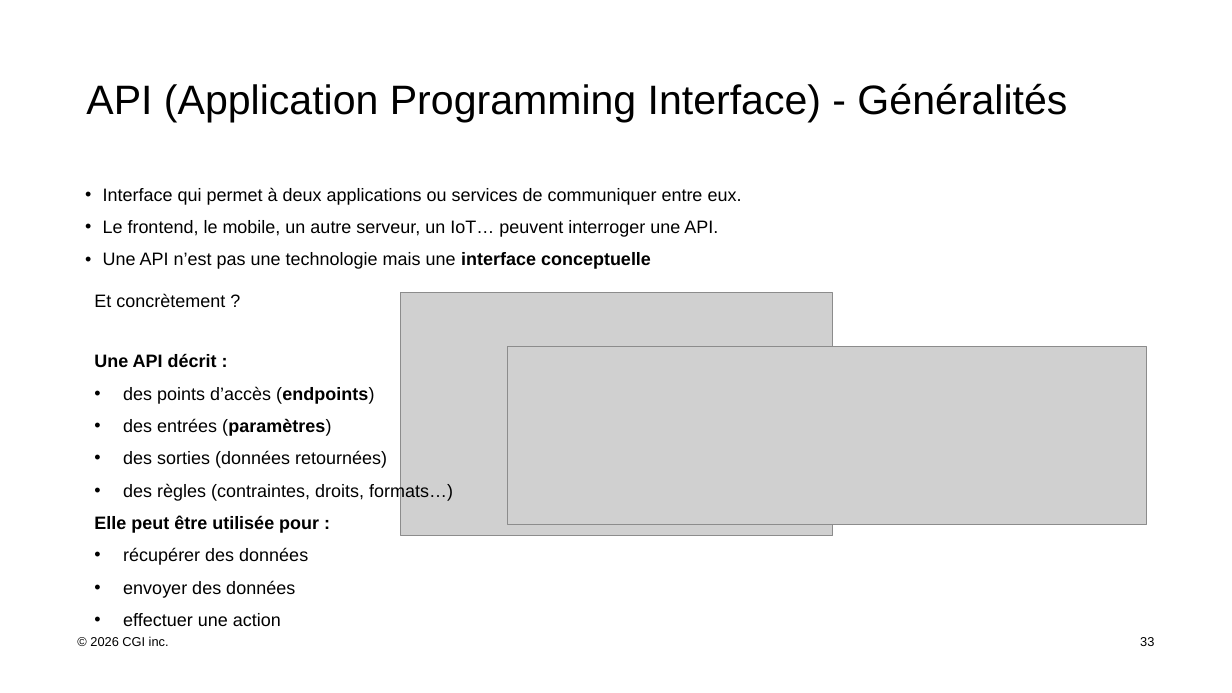
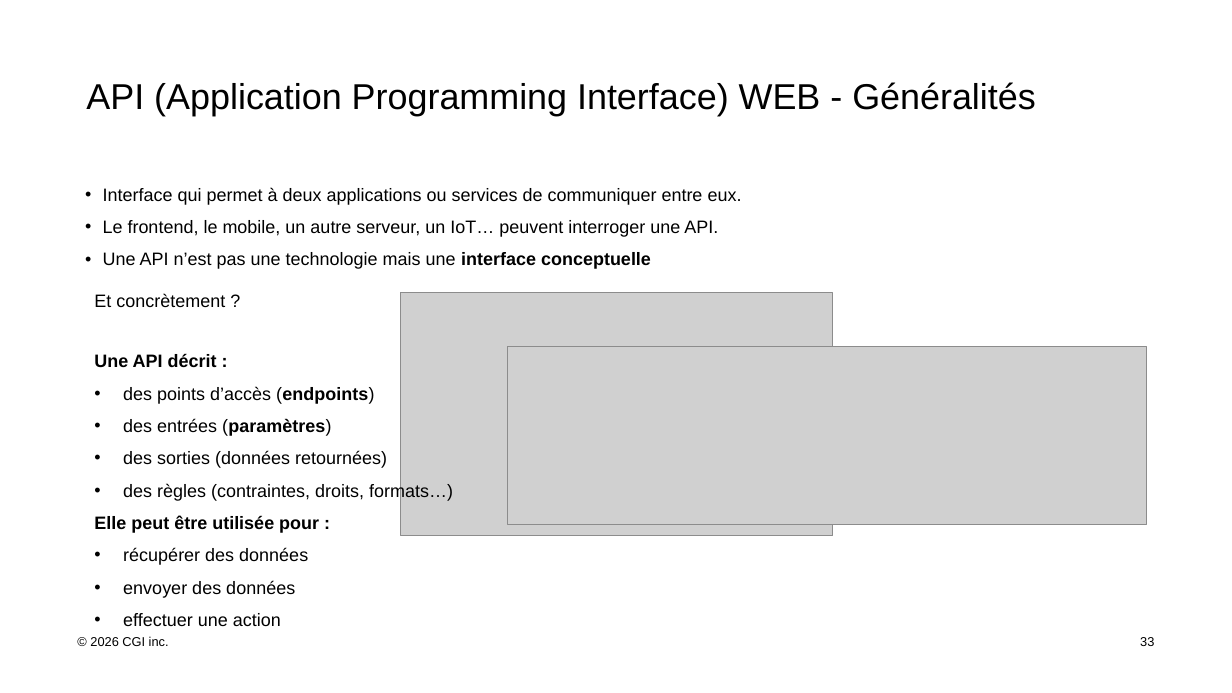
Before and after one commit to boubacarb1003-hue/Polytech-Nancy-TD-backend-students, a slide deck: slide 33 of cours/FY26 CM1 Initiation au développement WEB 1.1.1.pptx. Drawn at 1232x693 pixels with LibreOffice and Linux fonts; fonts in the diff are those of the drawing; grey boxes stand for pictures. Boxes give left, top, right and bottom in pixels: in the first picture for what was removed or moved away, otherwise in the second. Text is boxed around its words. In the diff, an @@ line names an element or a change of style, - is before the commit and + after.

```diff
--- a/cours/FY26 CM1 Initiation au développement WEB 1.1.1.pptx
+++ b/cours/FY26 CM1 Initiation au développement WEB 1.1.1.pptx
@@ text at box(86, 82, 1036, 116): text changed; size 32 to 28 pt @@
-API (Application Programming Interface) - Généralités
+API (Application Programming Interface) WEB - Généralités
```
Also in this commit, not shown: 2 other slides changed.
